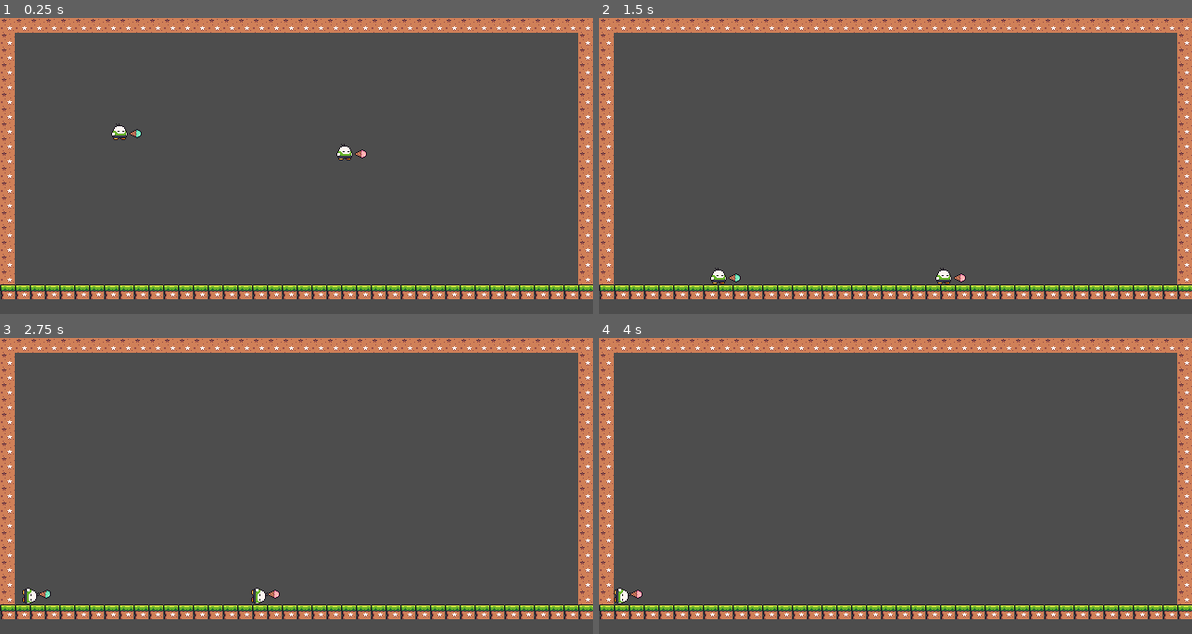
Above: before the commit, frames 1-4 (two rows, left to right).
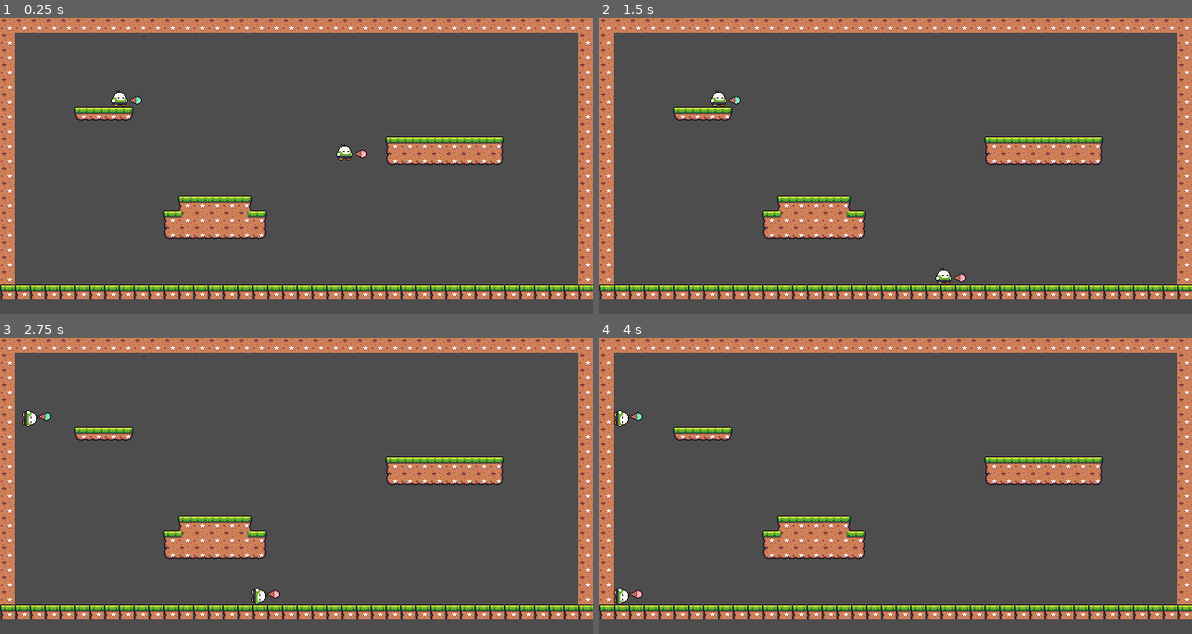
Above: after the commit, the same moments.

Repository: DanteAugusto/spaceCowboys
Game: Godot game, scene res://dantebuninha.tscn
Two runs of this game, one before a commit and one after it. Both use one fixed random seed, a clock stepped at 60 frames per second and the inputs below.
Inputs:
- Up to frame 1 (0.25 s): no input
- Up to frame 2 (1.5 s): tap Enter (enter) at 0.5 s; hold A (a) 0.53-1.28 s; hold Up (Up) from 0.53 s (still down); tap D (d) at 0.8, 1.35 s; tap Space at 1.25 s
- Up to frame 3 (2.75 s): tap K (k) at 1.55 s; release Up (Up) at 2.03 s; hold Down (Down) from 2.03 s (still down); hold K (k) from 2.03 s (still down); tap L (l) at 2.3 s
- Up to frame 4 (4 s): release Down (Down) at 2.78 s; release K (k) at 2.78 s; hold Up (Up) from 2.78 s (still down); tap L (l) at 2.85 s; tap S (s) at 3.05 s; tap Enter (enter) at 3.5 s; hold S (s) from 3.53 s (still down); tap A (a) at 3.8 s

The runs differ from the first frame. In frame 1, 4.9% of the frame differs, in the area x 12-85%, y 24-75%; in frame 2, 4.9%; in frame 3, 4.9%, in the area x 3-85%, y 24-90%; in frame 4, 4.7%.

Commit message:
level improvement

Diff:
--- a/bullet.gd
+++ b/bullet.gd
@@ -13,9 +13,6 @@
 		queue_free()
 
 
-
-
-# TODO: Sumir quando atirar numa parede
 # Faz a bala sumir quando bater em algum obstáculo
 func _on_body_entered(body):
 	if body.is_in_group("players"):
--- a/dantebuninha.tscn
+++ b/dantebuninha.tscn
@@ -349,7 +349,7 @@
 tile_set = SubResource("TileSet_1d1vq")
 format = 2
 layer_0/name = "ground"
-layer_0/tile_data = PackedInt32Array(1179648, 196608, 1, 117 …(1973 unchanged characters)…  3, 720896, 262144, 3, 786432, 262144, 3)
+layer_0/tile_data = PackedInt32Array(1179648, 196608, 1, 117 …(1973 unchanged characters)…  3, 720896, 262144, 3, 786432, 262144, 3, 851980, 196608, 3, 851981, 262144, 2, 851982, 262144, 2, 851983, 262144, 2, 851984, 327680, 3, 917520, 393216, 4, 917516, 262144, 6, 786444, 196608, 1, 917517, 262144, 6, 917518, 262144, 6, 917519, 262144, 6, 786445, 262144, 1, 786446, 262144, 1, 786447, 262144, 1, 786448, 327680, 1, 851979, 196608, 1, 917515, 196608, 6, 851985, 458752, 3, 917521, 458752, 4, 589851, 262144, 6, 589852, 262144, 6, 589853, 262144, 6, 589854, 262144, 6, 589855, 262144, 6, 589856, 262144, 6, 524315, 262144, 1, 524316, 262144, 1, 524317, 262144, 1, 524318, 262144, 1, 524319, 262144, 1, 524320, 262144, 1, 524321, 327680, 1, 524314, 196608, 1, 589850, 196608, 6, 589857, 327680, 6, 393222, 786432, 3, 393223, 786432, 3, 393224, 851968, 3, 393221, 589824, 3)
 
 [node name="gun" type="Node2D" parent="."]
 position = Vector2(131, 92)
